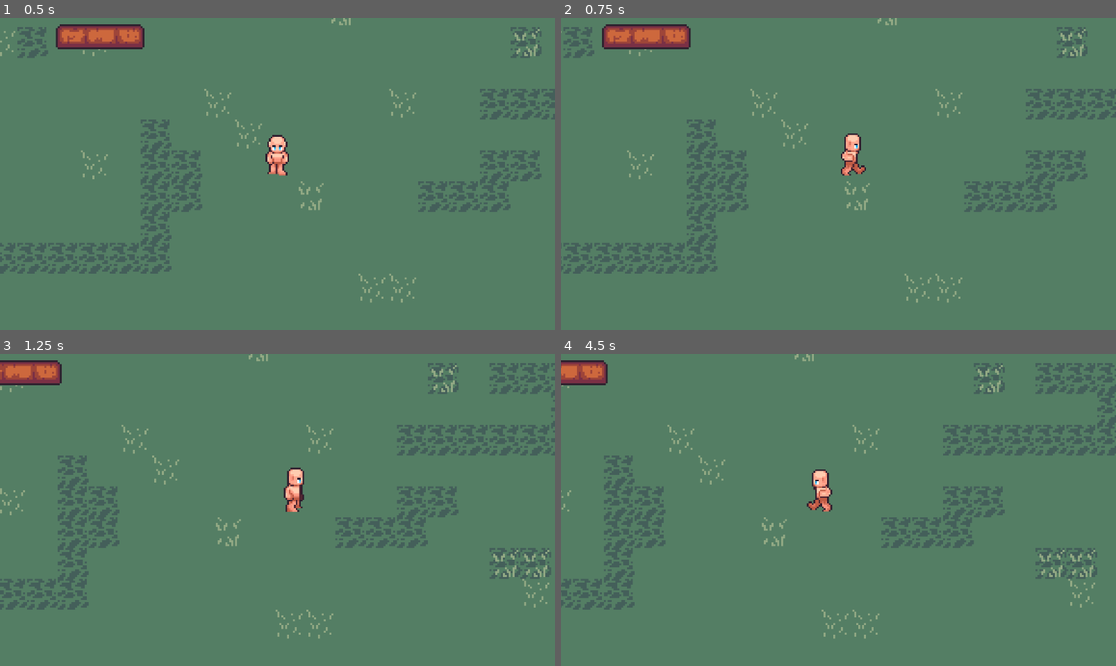
Above: before the commit, frames 1-4 (two rows, left to right).
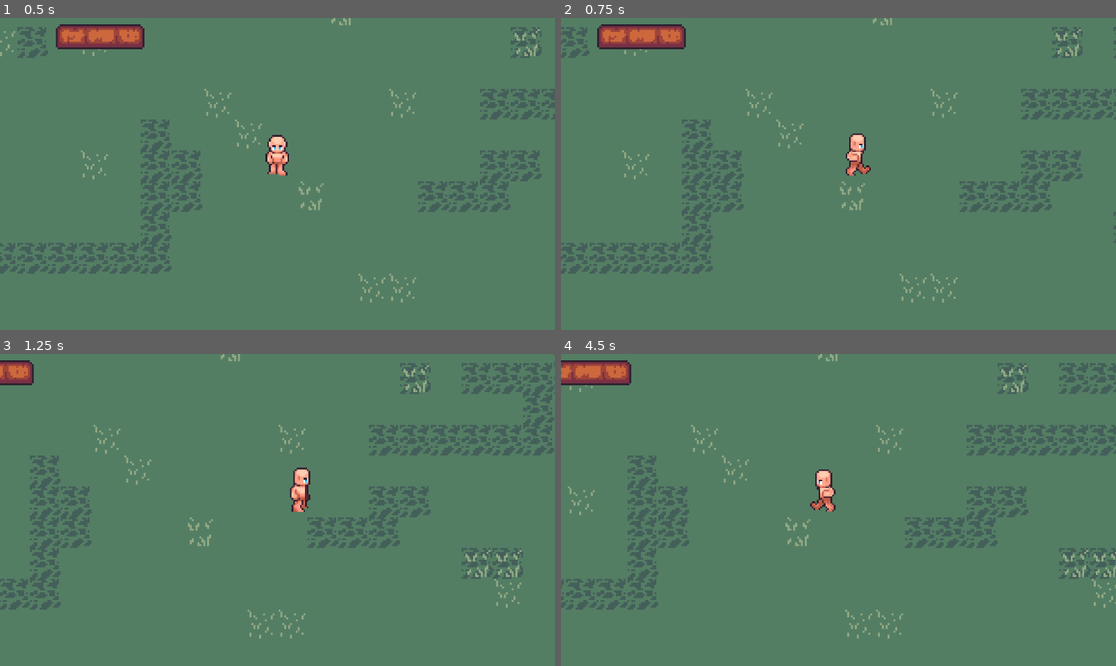
Above: after the commit, the same moments.

Repository: XDCocker420/Farming-Game-Project
Game: Godot game, scene res://scenes/maps/game_map.tscn
Same seed, same stepped clock (60 frames per second), same inputs: the game is played once before the commit and once after it.
Inputs:
- Up to frame 1 (0.5 s): no input
- Up to frame 2 (0.75 s): hold D (move_right) from 0.53 s (still down); hold Shift (sprint, bound only after the commit) from 0.53 s (still down)
- Up to frame 3 (1.25 s): keep holding D (move_right); keep holding Shift (sprint, bound only after the commit)
- Up to frame 4 (4.5 s): release D (move_right) at 1.28 s; release Shift (sprint, bound only after the commit) at 1.28 s; hold S (move_down) 1.28-2.03 s; tap E (interact) at 1.35, 4.35 s; tap Shift (sprint, bound only after the commit) at 1.55, 2.3, 2.85 s; hold D (move_right) 2.03-2.78 s; hold F (interact2) 2.03-2.78 s; hold W (move_up) 2.78-3.53 s; hold Shift (sprint, bound only after the commit) 3.53-4.28 s; hold A (move_left) from 3.53 s (still down)

Frame 1 is identical in both runs. In frame 2, 7.4% of the frame differs, in the area x 0-100%, y 0-92%; in frame 3, 9.7%; in frame 4, 10%.

Commit message:
Refactor player movement and add sprint functionality

Diff:
--- a/project.godot
+++ b/project.godot
@@ -68,6 +68,11 @@
 "events": [Object(InputEventKey,"resource_local_to_scene":false,"resource_name":"","device":-1,"window_id":0,"alt_press …(192 unchanged characters)…
 ]
 }
+sprint={
+"deadzone": 0.5,
+"events": [Object(InputEventKey,"resource_local_to_scene":false,"resource_name":"","device":-1,"window_id":0,"alt_pressed":false,"shift_pressed":false,"ctrl_pressed":false,"meta_pressed":false,"pressed":false,"keycode":0,"physical_keycode":4194325,"key_label":0,"unicode":0,"location":0,"echo":false,"script":null)
+]
+}
 
 [rendering]
 
--- a/scripts/characters/player.gd
+++ b/scripts/characters/player.gd
@@ -1,7 +1,5 @@
 extends CharacterBody2D
 
-
-const SPEED = 300  # Movement speed in pixels per second
 @onready var crop_manager = get_node("/root/CropManager")
 @onready var sprite: AnimatedSprite2D = $AnimatedSprite2D
 
@@ -11,10 +9,16 @@
 signal interact
 signal interact2
 
+# Movement speed in pixels per second
+@export var normal_speed: float = 200.0
+@export var sprint_speed: float = 400.0
+var current_speed: float
+
 
 func _ready() -> void:
     # Add the player to the "Player" group for identification
     load_state()
+    current_speed = normal_speed
 
 
 func _input(event: InputEvent) -> void:
@@ -34,9 +38,15 @@
     selected_crop = crop_name
 
 
-func _physics_process(delta: float) -> void:
-    var direction = Input.get_vector("move_left", "move_right", "move_up", "move_down")
-    velocity = direction * SPEED
+func _physics_process(_delta):
+    current_speed = sprint_speed if Input.is_action_pressed("sprint") else normal_speed
+
+    var direction = Vector2.ZERO
+    direction.x = Input.get_axis("move_left", "move_right")
+    direction.y = Input.get_axis("move_up", "move_down")
+    direction = direction.normalized()
+
+    velocity = direction * current_speed
 
     if direction.x > 0:
         looking_direction = "right"
